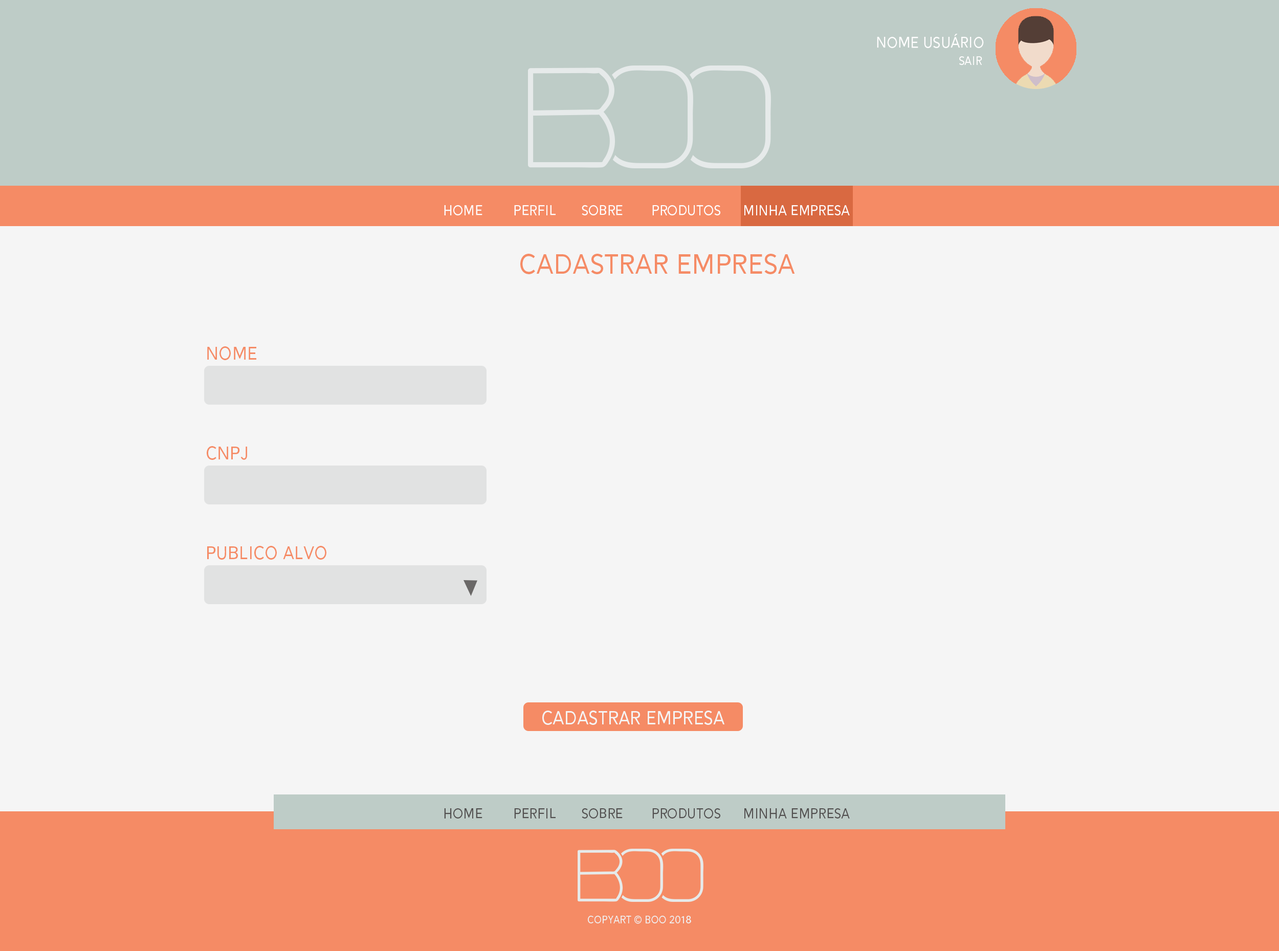
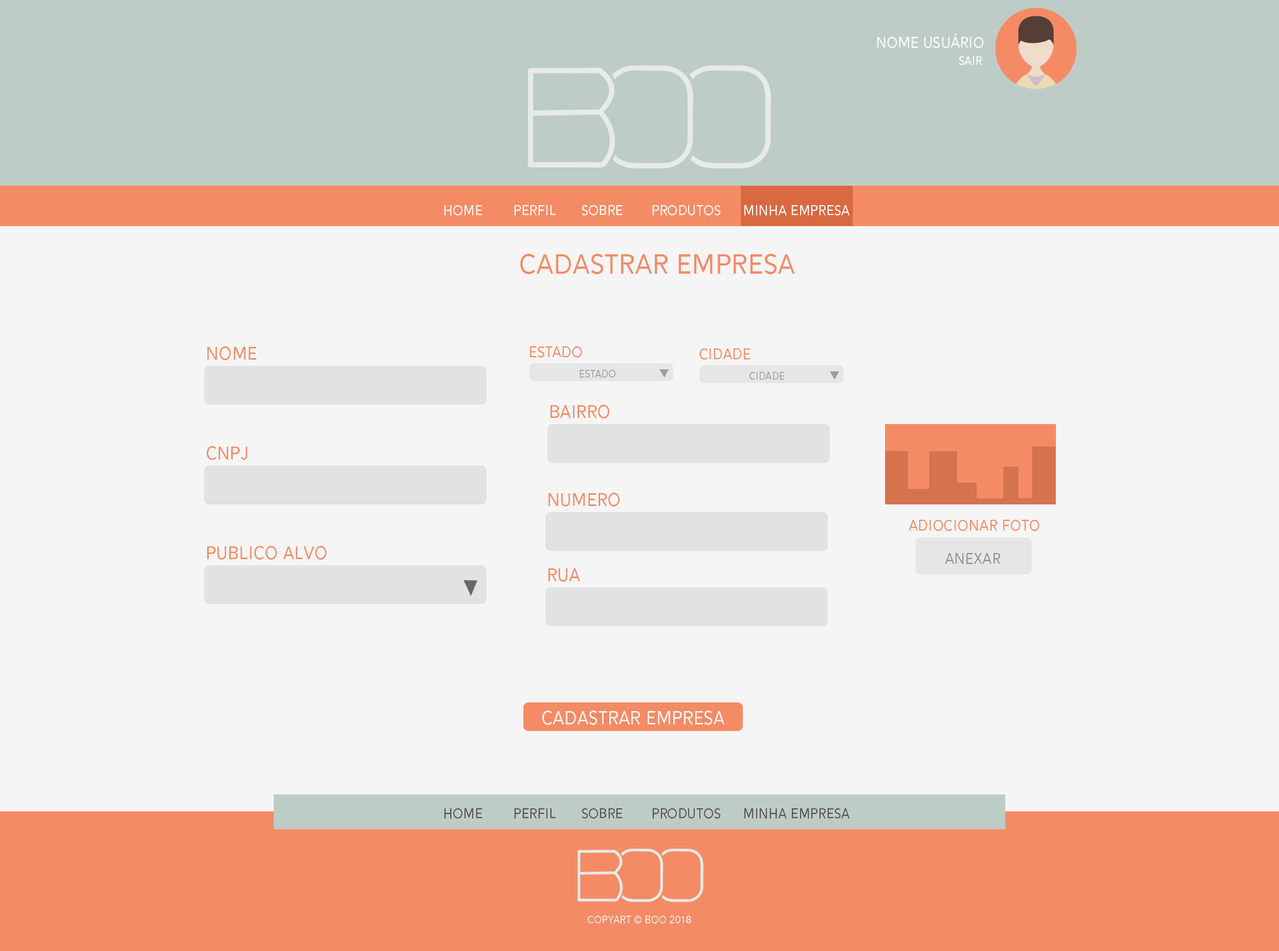
Before/after of a 1279×951 layered artwork. What changed in the layer stack:
added group "COMBOBOX_CIDADE" with 4 layers in group "BODY" over [699, 348, 844, 384]
added layer "Rounded Rectangle 1" (3rd of 4, in "BODY" › "COMBOBOX_CIDADE") in group "COMBOBOX_CIDADE" over [699, 365, 844, 384]
added group "COMBOBOX_ESTADO" with 4 layers in group "BODY" over [528, 346, 674, 381]
added layer "ESTADO" (1st of 2, in "BODY" › "COMBOBOX_ESTADO") in group "COMBOBOX_ESTADO" over [529, 346, 582, 358]
added layer "Rounded Rectangle 1" (4th of 4, in "BODY" › "COMBOBOX_ESTADO") in group "COMBOBOX_ESTADO" over [528, 363, 674, 381]
added group "COMPANY_ICON" with 2 layers in group "BODY" over [884, 423, 1056, 505]
added layer "Shape 3" in group "COMPANY_ICON" over [884, 446, 1056, 505]
added layer "Rectangle 8" in group "COMPANY_ICON" over [884, 423, 1056, 505]
added group "TEXTBOX_FOTO" with 3 layers in group "BODY" over [908, 519, 1040, 575]
added layer "ADIOCIONAR FOTO" in group "TEXTBOX_FOTO" over [908, 519, 1040, 531]
added layer "ANEXAR" in group "TEXTBOX_FOTO" over [944, 552, 1000, 565]
added layer "Rounded Rectangle 1 copy" in group "TEXTBOX_FOTO" over [915, 537, 1032, 575]
added group "TEXTBOX_RUA" with 2 layers in group "BODY" over [545, 568, 828, 626]
added layer "Rounded Rectangle 2" (2nd of 7, in "BODY" › "TEXTBOX_RUA") in group "TEXTBOX_RUA" over [545, 587, 828, 626]
added group "TEXTBOX_NUMERO" with 2 layers in group "BODY" over [545, 492, 828, 551]
added layer "NUMERO" in group "TEXTBOX_NUMERO" over [548, 492, 620, 507]
added layer "Rounded Rectangle 2" (3rd of 7, in "BODY" › "TEXTBOX_NUMERO") in group "TEXTBOX_NUMERO" over [545, 511, 828, 551]
added group "TEXTBOX_BAIRRO" with 2 layers in group "BODY" over [547, 404, 830, 463]
added layer "BAIRRO" in group "TEXTBOX_BAIRRO" over [550, 404, 610, 419]
added layer "Rounded Rectangle 2" (4th of 7, in "BODY" › "TEXTBOX_BAIRRO") in group "TEXTBOX_BAIRRO" over [547, 423, 830, 463]
…and 6 more changes (6 added)
